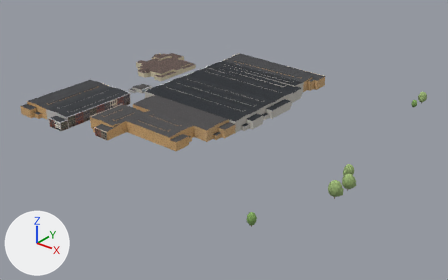
A saved change to the glTF model viewer/districts/2030-haven/chunks/c_10_-4.glb.
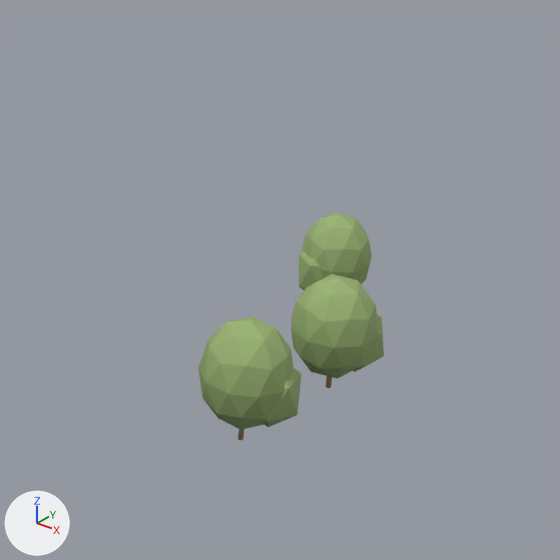
The first picture shows the older version from a camera (50 mm lens) standing at (2936.0, -1220.0, 186.0) and looking at (2675.0, -893.0, -17.0). The close-ups show the older and then the newer version on the part from 66% to 86% of the width and 47% to 78% of the height of that picture. Only the edits that show in the close-ups are written down. Arrows for +X, +Y and +Z are at lower left; the lights stay in place. Where no turn or scale is listed for an object, it has been applied to the vertices. Vertices at exactly the same position are counted once.

Objects in the first close-up: 'tree_round_1.001', 'tree_round_1.002', 'tree_round_1.003'.
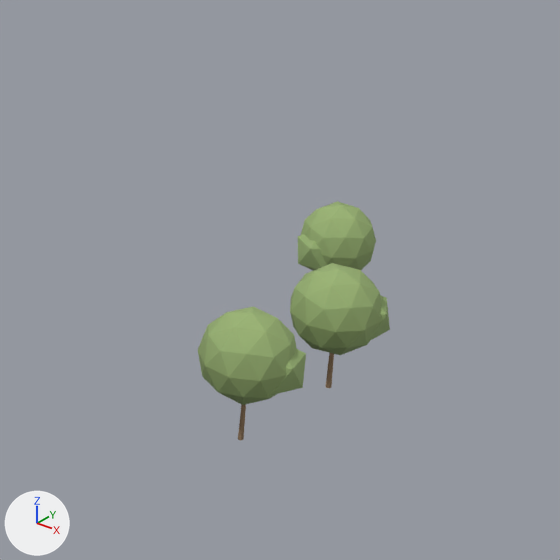
Changed parts and their boxes (x1, y1, x2, y2) in the close-ups (560 x 560 px; the box of a moved part takes in the faces that stretch with it):
'tree_round_1.001', reshaped, moved, rescaled (8% taller)
    before: (198, 316, 302, 440)
    after: (198, 306, 306, 440)
'tree_round_1.002', reshaped, moved, rescaled (7% wider, 10% taller)
    before: (291, 274, 384, 388)
    after: (290, 263, 390, 388)
'tree_round_1.003', reshaped, moved, rescaled
    before: (299, 212, 372, 290)
    after: (298, 201, 376, 271)
part 1 of me_tree_round_1, moved or reshaped
    before: (198, 212, 378, 430)
    after: (198, 201, 382, 405)
part 2 of me_tree_round_1, moved or reshaped
    before: (264, 252, 384, 427)
    after: (271, 234, 390, 395)
part 3 of me_tree_round_1, moved or reshaped (mostly hidden)
    before: (238, 376, 332, 440)
    after: (238, 353, 334, 440)

Diff of the bpy script that builds the scene:
```diff
--- a/viewer/districts/2030-haven/chunks/c_10_-4.glb.py
+++ b/viewer/districts/2030-haven/chunks/c_10_-4.glb.py
@@ me_tree_round_1 @@
 # used by ob_tree_round_1_001; parent = ob_trees_10__4_0; location = (18.22, -168.3, 5.97); rotation_euler = (0.0, 0.0, -0.503), in degrees (0, 0, -29); scale = (5.97, 5.97, 5.97)
 # before: 7 (-0.01, 0.03, 0.06), 8 (0.01, 0.02, 0.06), 14 (0.01, -0.02, 0.06), 20 (-0.01, -0.03, 0.06), 27 (-0.04, -0.02, 0.06)
 # before: 29 (-0.04, 0.02, 0.06)
-me_tree_round_1.from_pydata(...)  # 66 vertices, 120 faces; spans x -0.68..0.68, y -0.7..0.7, z -1.0..1.0
+me_tree_round_1.from_pydata(...)  # 66 vertices, 120 faces; spans x -0.67..0.67, y -0.69..0.69, z -1.0..1.0
+# me_tree_round_1 part 1: the loose piece of 42 vertices spanning x -0.68..0.65, y -0.7..0.7, z -0.76..1.0 is scaled about its middle by (0.989, 0.989, 0.767), then moved by (0.0, 0.0, 0.21)
+# me_tree_round_1 part 2: the loose piece of 12 vertices spanning x -0.17..0.68, y -0.13..0.68, z -0.72..0.52 is scaled about its middle by (0.989, 0.989, 0.712), then moved by (0.0, 0.0, 0.32)
+# me_tree_round_1 part 3
+for i in [7, 8, 14, 20, 27, 29]: me_tree_round_1.vertices[i].co += Vector((0.0, 0.0, -0.35))
 me_tree_round_1.materials.append(mat_tree_vc)
@@ ob_tree_round_1_001 @@
 ob_tree_round_1_001.parent = ob_trees_10__4_0
-ob_tree_round_1_001.location = (18.22, -168.3, 5.97)
+ob_tree_round_1_001.location = (18.23, -168.3, 6.373)
 ob_tree_round_1_001.rotation_euler = (0.0, 0.0, -0.503)  # degrees (0, 0, -29)
-ob_tree_round_1_001.scale = (5.97, 5.97, 5.97)
+ob_tree_round_1_001.scale = (6.33, 6.33, 6.37)
@@ ob_tree_round_1_002 @@
 ob_tree_round_1_002.parent = ob_trees_10__4_0
-ob_tree_round_1_002.location = (19.91, -155.4, 5.6)
+ob_tree_round_1_002.location = (19.91, -155.4, 6.06)
 ob_tree_round_1_002.rotation_euler = (0.0, 0.0, -0.145)  # degrees (0, 0, -8.3)
-ob_tree_round_1_002.scale = (5.7, 5.7, 5.6)
+ob_tree_round_1_002.scale = (6.11, 6.11, 6.06)
@@ ob_tree_round_1_003 @@
 ob_tree_round_1_003.parent = ob_trees_10__4_0
-ob_tree_round_1_003.location = (12.94, -142.3, 4.92)
+ob_tree_round_1_003.location = (12.93, -142.3, 5.403)
 ob_tree_round_1_003.rotation_euler = (0.0, 0.0, -2.796)  # degrees (0, 0, -160)
-ob_tree_round_1_003.scale = (4.7, 4.7, 4.92)
+ob_tree_round_1_003.scale = (5.13, 5.13, 5.4)
```
